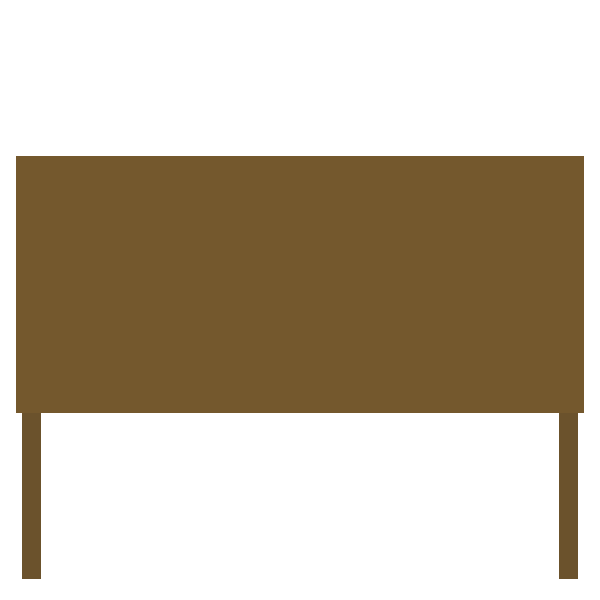
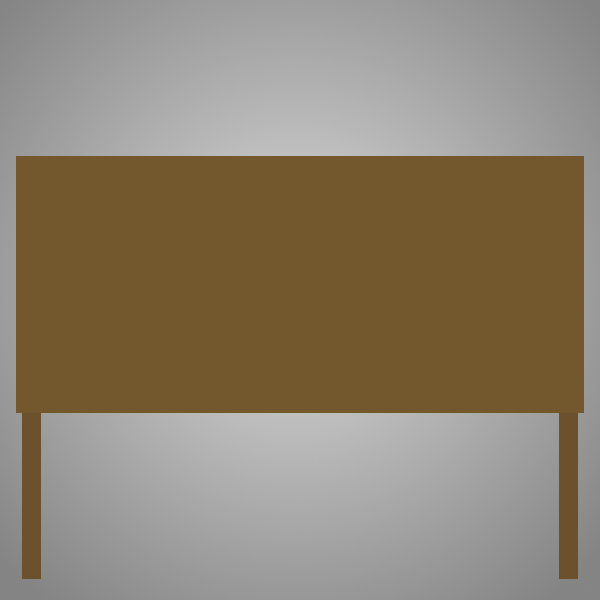
Layer changes from the first 600px x 600px image to the second:
showed "Hintergrund", painted on it over [0, 0, 600, 600]
